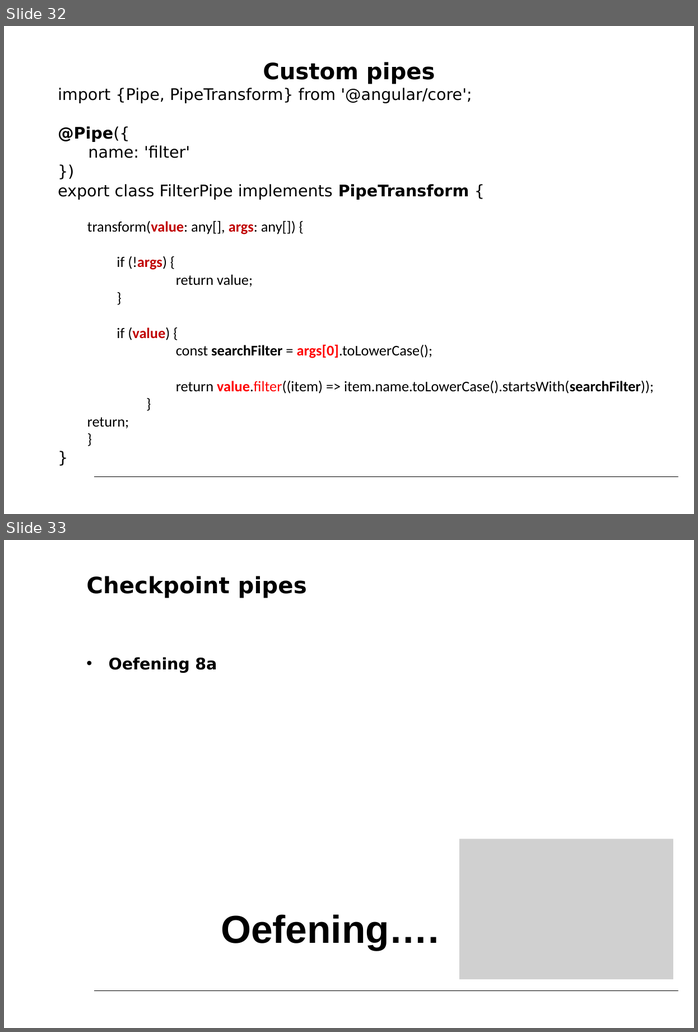
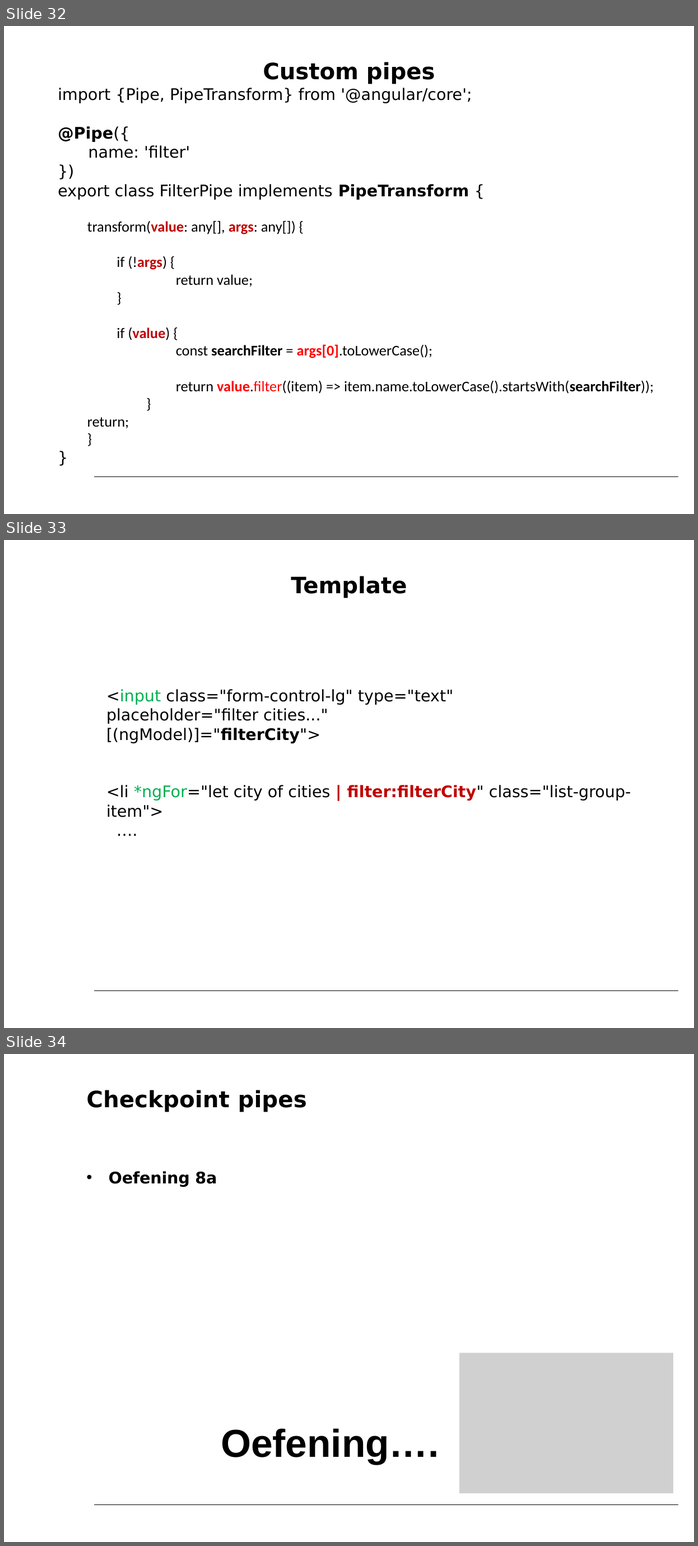
Before and after one commit to petereijgermans11/workshop-angular7, a slide deck: PPT/05- Angular Routing.pptx. Shown one above the other, each under a label of ours: slides 32 and 33 before the commit, slides 32, 33 and 34 after it. The pictures are 698x1032 and 698x1546 pixels, drawn with LibreOffice and Linux fonts; fonts in the diff are those of the drawing; grey boxes stand for pictures. Boxes give left, top, right and bottom in pixels: in the first picture for what was removed or moved away, otherwise in the second. Text is boxed around its words. In the diff, an @@ line names an element or a change of style, - is before the commit and + after.

```diff
--- a/PPT/05- Angular Routing.pptx
+++ b/PPT/05- Angular Routing.pptx
@@ slide 33 added at (4,540,694,1028), background #FFFFFF; not listed: 1 template element that a slide beside it also shows @@
@@ title added at (291,576,407,598), 27.5 pt, text #000000, bold @@
+Template
@@ text added at (106,689,631,817), 19.5 pt, text #000000 @@
+<input class="form-control-lg" type="text"
+placeholder="filter cities..."
+[(ngModel)]="filterCity">
+<li *ngFor="let city of cities | filter:filterCity" class="list-group-item">
+….
@@ what was slide 33 is now slide 34 @@
```
Also in this commit, not shown: 21 other files.
